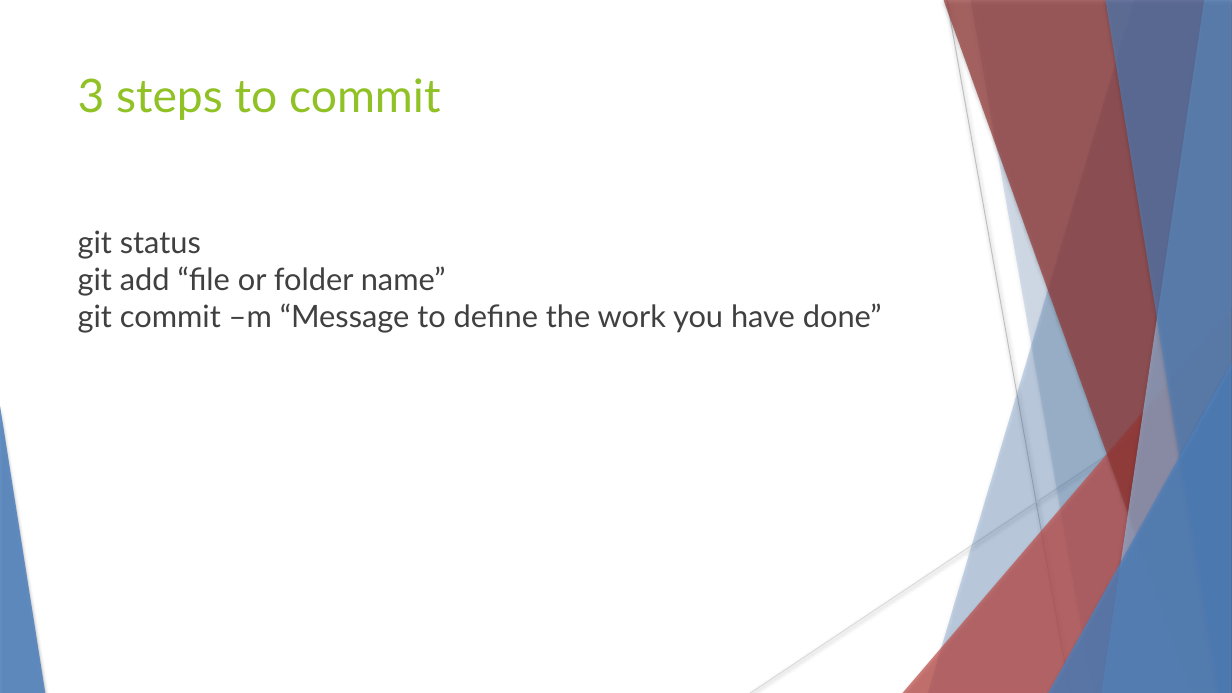
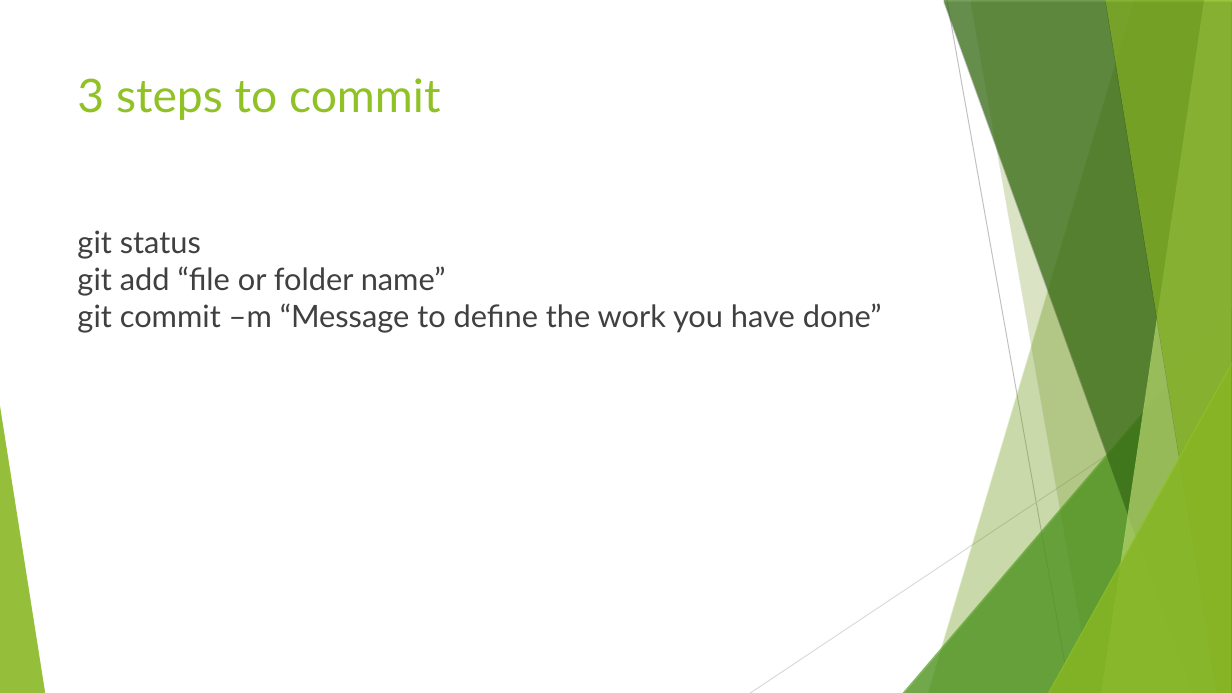
Before and after one commit to Souravirus/workshop, a slide deck: slide 4 of GIT WoRKSHOP.pptx. Drawn at 1232x693 pixels with LibreOffice and Linux fonts; fonts in the diff are those of the drawing. Boxes give left, top, right and bottom in pixels: in the first picture for what was removed or moved away, otherwise in the second. Text is boxed around its words. In the diff, an @@ line names an element or a change of style, - is before the commit and + after.

```diff
--- a/GIT WoRKSHOP.pptx
+++ b/GIT WoRKSHOP.pptx
@@ freeform shape at [928, 0, 1232, 693]: fill #4F81BD at 30% opacity to #90C226 at 30% opacity; shadow changed @@
@@ freeform shape at [944, 0, 1232, 693]: fill #953735 at 70% opacity to #3F7819 at 70% opacity; shadow changed @@
@@ freeform shape at [970, 0, 1232, 693]: fill #4F81BD at 20% opacity to #90C226 at 20% opacity; shadow changed @@
@@ freeform shape at [1102, 0, 1232, 693]: fill #95B3D7 at 70% opacity to #C0E474 at 70% opacity; shadow changed @@
@@ freeform shape at [1105, 0, 1232, 693]: fill #4F81BD at 65% opacity to #90C226 at 65% opacity; shadow changed @@
@@ triangle at [903, 308, 1232, 693]: fill #C0504D at 72% opacity to #54A021 at 72% opacity; shadow changed @@
@@ triangle at [1048, 363, 1232, 693]: fill #4F81BD at 80% opacity to #90C226 at 80% opacity; shadow changed @@
@@ triangle at [0, 406, 45, 693]: fill #4F81BD at 85% opacity to #90C226 at 85% opacity; shadow changed @@
```
Also in this commit, not shown: 5 other slides changed, 3 slides added, 1 slide removed, 1 other file.
